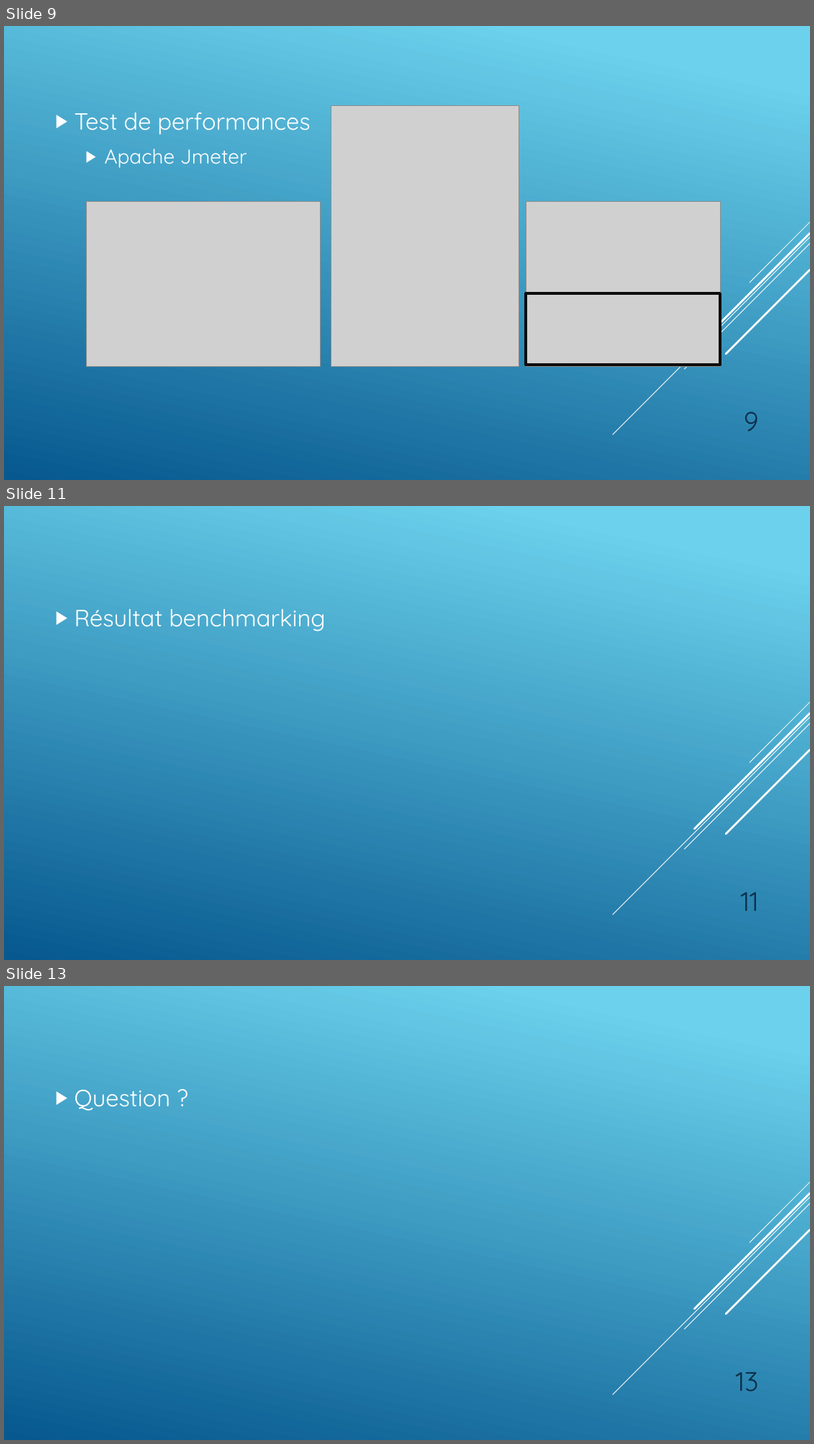
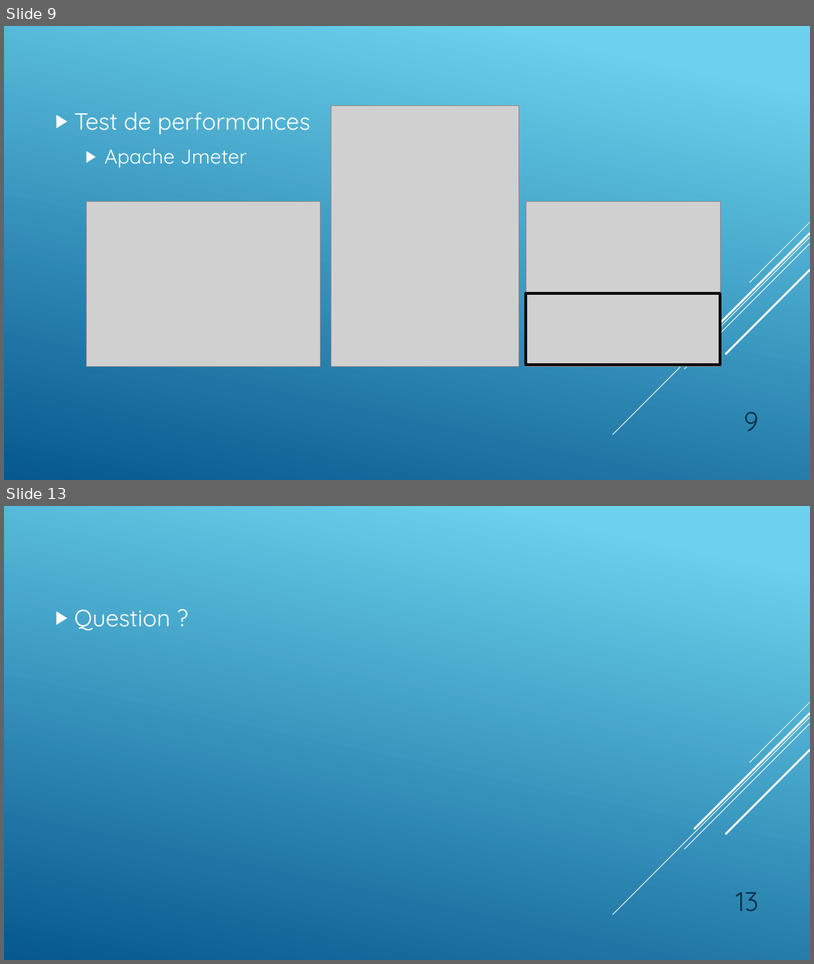
Before and after one commit to OscarSotoHES/tsmosf-labo2, a slide deck: Presentation/Caching-Team1.pptx. Shown one above the other, each under a label of ours: slides 9, 11 and 13 before the commit, slides 9 and 13 after it; the slides between them are not shown. The pictures are 814x1444 and 814x964 pixels, drawn with LibreOffice and Linux fonts; fonts in the diff are those of the drawing; grey boxes stand for pictures. Boxes give left, top, right and bottom in pixels: in the first picture for what was removed or moved away, otherwise in the second. Text is boxed around its words. In the diff, an @@ line names an element or a change of style, - is before the commit and + after.

Commit message:
add benchmark to presentation

```diff
--- a/Presentation/Caching-Team1.pptx
+++ b/Presentation/Caching-Team1.pptx
@@ slide 11 removed at [4, 506, 810, 960], background gradient #6ED2EB to #06588E; not listed: 5 template elements that a slide beside it also shows @@
@@ text removed at [75, 609, 325, 631] @@
-▶ Résultat benchmarking
@@ page number removed at [741, 892, 759, 911] @@
-11
```
Also in this commit, not shown: 2 slides changed, 2 slides added, 1 other slide removed, 1 other file.
